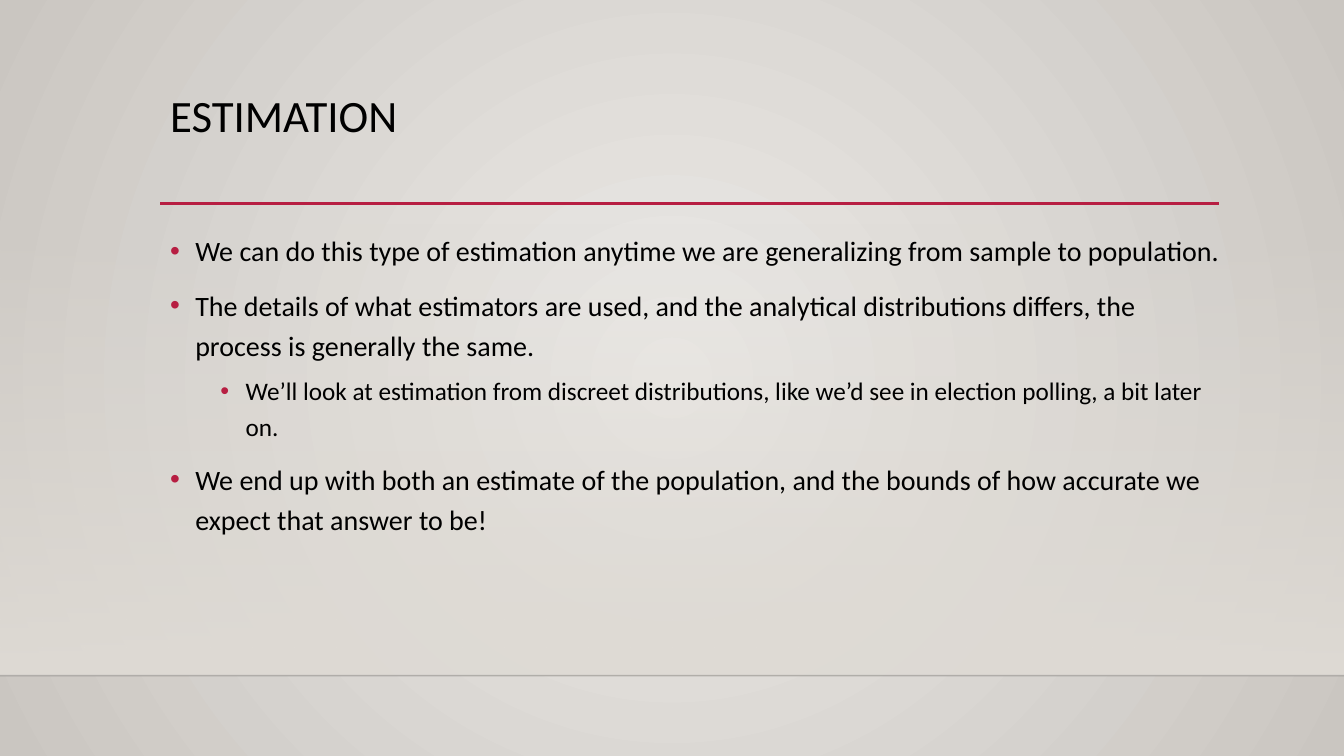
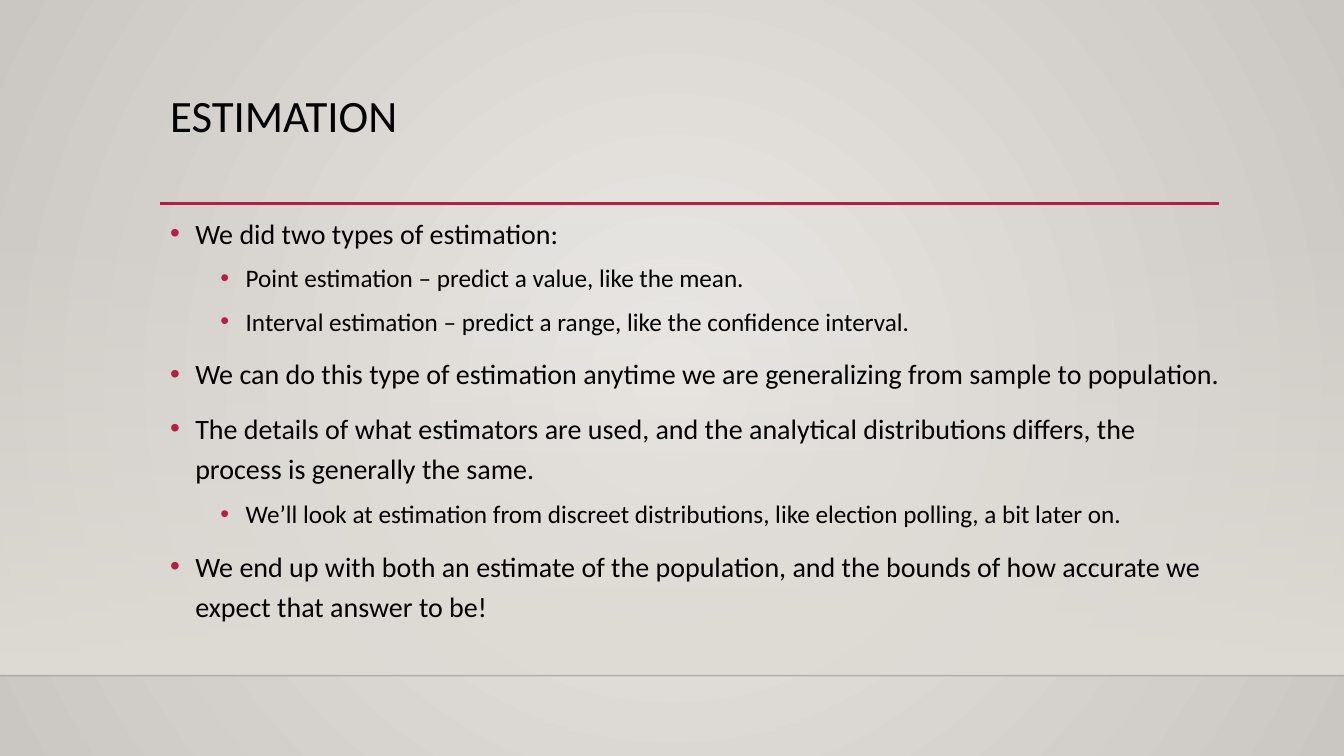
Before and after one commit to AkeemSemperDataScience/Basic_Stats_in_Python_Student_Repository, a slide deck: slide 26 of reference_material/slides/016_Sampling_Estimation.pptx (slide 12 before the commit). Drawn at 1344x756 pixels with LibreOffice and Linux fonts; fonts in the diff are those of the drawing; background and template pictures are left out. Boxes give left, top, right and bottom in pixels: in the first picture for what was removed or moved away, otherwise in the second. Text is boxed around its words. In the diff, an @@ line names an element or a change of style, - is before the commit and + after.

```diff
--- a/reference_material/slides/016_Sampling_Estimation.pptx
+++ b/reference_material/slides/016_Sampling_Estimation.pptx
@@ text "We did two types of ...": place and size @@
-text "We did two types of ..." at <box>195,241,1219,535</box>
+text "We did two types of ..." at <box>195,224,1219,622</box>
@@ text at <box>195,224,909,336</box>: paragraphs added @@
+• We did two types of estimation:
+  • Point estimation – predict a value, like the mean.
+  • Interval estimation – predict a range, like the confidence interval.
@@ text at <box>246,505,1121,528</box>: text changed @@
-  • We’ll look at estimation from discreet distributions, like we’d see in election polling, a bit later on.
+  • We’ll look at estimation from discreet distributions, like election polling, a bit later on.
```
Also in this commit, not shown: 5 other slides changed, 20 slides added, 12 other files.
